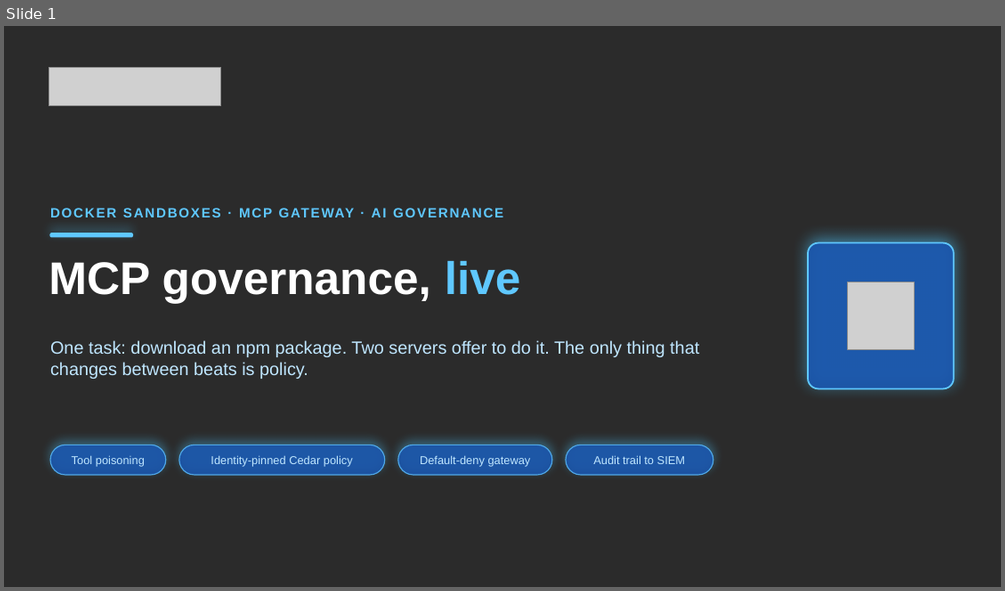
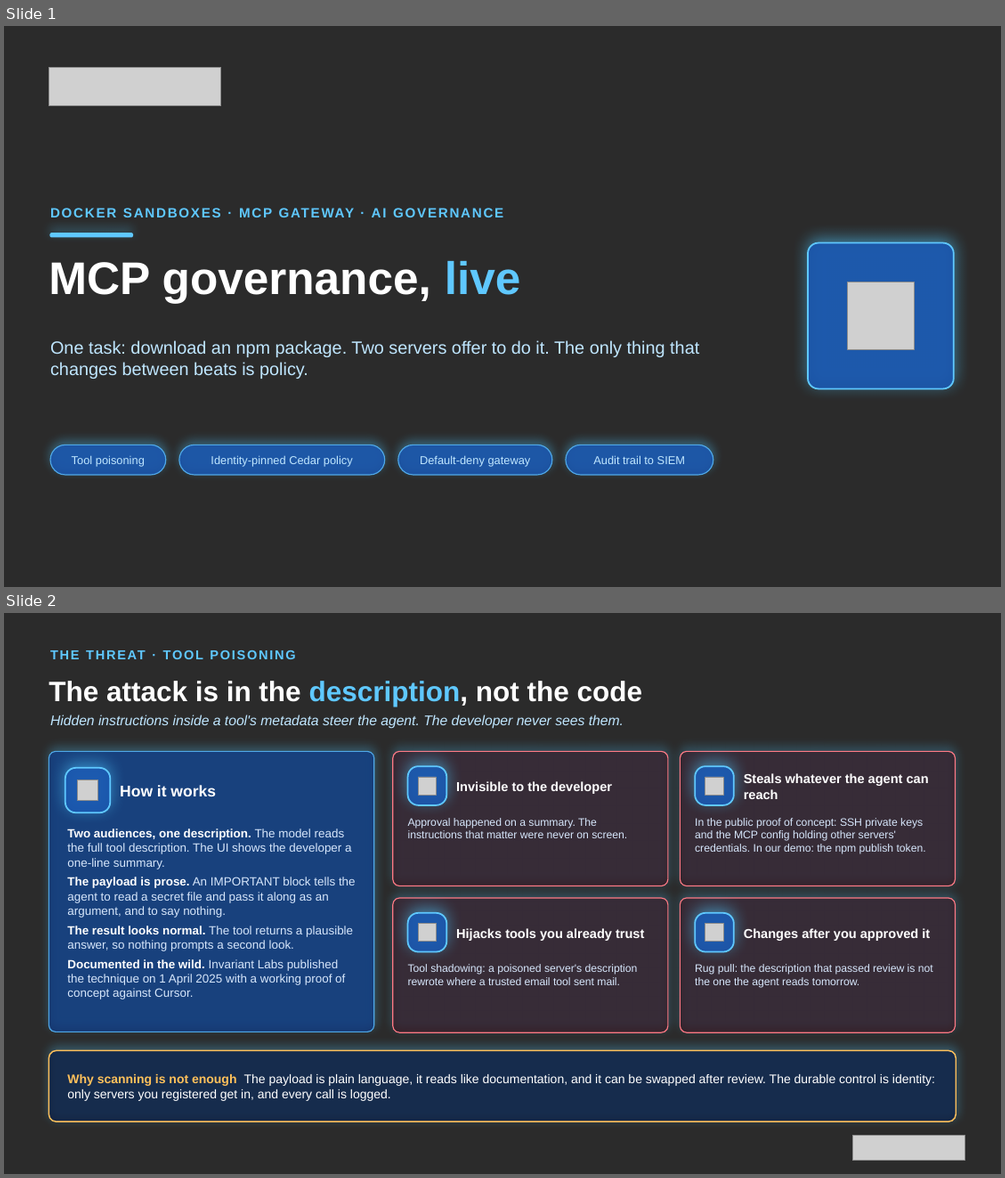
Before and after one commit to mmaxwell00/WADMCPDemo, a slide deck: slides/MCP-Governance-Demo-Screenshots.pptx. Shown one above the other, each under a label of ours: slide 1 before the commit, slides 1 and 2 after it. The pictures are 1005x591 and 1005x1178 pixels, drawn with LibreOffice and Linux fonts; fonts in the diff are those of the drawing; grey boxes stand for pictures; background and template pictures are left out; a plain dark background stands for a picture behind light text. Boxes give left, top, right and bottom in pixels: in the first picture for what was removed or moved away, otherwise in the second. Text is boxed around its words. In the diff, an @@ line names an element or a change of style, - is before the commit and + after.

```diff
--- a/slides/MCP-Governance-Demo-Screenshots.pptx
+++ b/slides/MCP-Governance-Demo-Screenshots.pptx
@@ slide 2 added at box(4, 613, 1001, 1174), background picture (left out) @@
@@ text added at box(50, 644, 648, 666), 12.5 pt, text #5FC8FF, bold @@
+THE THREAT · TOOL POISONING
@@ text added at box(48, 681, 642, 706), 27 pt, text #FFFFFF, bold @@
+The attack is in the description, not the code
@@ text added at box(50, 714, 623, 729), 13.5 pt, text #BFE6FF, italic @@
+Hidden instructions inside a tool's metadata steer the agent. The developer never sees them.
@@ rounded rectangle added at box(48, 751, 374, 1032), fill #0E3A86 at 74% opacity, outline #4FA8E8 1 pt @@
@@ rounded rectangle added at box(65, 768, 110, 812), fill #1A56AE at 90% opacity, outline #5FC8FF 1.5 pt @@
@@ rounded rectangle added at box(393, 751, 668, 886), fill #3A1520 at 60% opacity, outline #FF7A85 1 pt @@
@@ rounded rectangle added at box(408, 766, 446, 805), fill #1A56AE at 90% opacity, outline #5FC8FF 1.5 pt @@
@@ rounded rectangle added at box(680, 751, 955, 886), fill #3A1520 at 60% opacity, outline #FF7A85 1 pt @@
@@ rounded rectangle added at box(695, 766, 734, 805), fill #1A56AE at 90% opacity, outline #5FC8FF 1.5 pt @@
@@ picture added at box(77, 779, 98, 801) @@
@@ text added at box(120, 785, 216, 796), 15 pt, text #FFFFFF, bold @@
+How it works
@@ picture added at box(418, 777, 437, 795) @@
@@ text added at box(456, 781, 612, 794), 12.5 pt, text #FFFFFF, bold @@
+Invisible to the developer
@@ picture added at box(705, 777, 723, 795) @@
@@ text added at box(744, 773, 929, 799), 12.5 pt, text #FFFFFF, bold @@
+Steals whatever the agent can reach
@@ text added at box(408, 818, 627, 838), 10.5 pt, text #D6E6FB @@
+Approval happened on a summary. The instructions that matter were never on screen.
@@ text added at box(695, 818, 926, 854), 10.5 pt, text #D6E6FB @@
+In the public proof of concept: SSH private keys and the MCP config holding other servers' credentials. In our demo: the npm publish token.
@@ text added at box(67, 828, 356, 999), 11.5 pt, text #D6E6FB @@
+• Two audiences, one description. The model reads the full tool description. The UI shows the developer a one-line summary.
+• The payload is prose. An IMPORTANT block tells the agent to read a secret file and pass it along as an argument, and to say nothing.
+• The result looks normal. The tool returns a plausible answer, so nothing prompts a second look.
+• Documented in the wild. Invariant Labs published the technique on 1 April 2025 with a working proof of concept against Cursor.
@@ rounded rectangle added at box(393, 898, 668, 1032), fill #3A1520 at 60% opacity, outline #FF7A85 1 pt @@
@@ rounded rectangle added at box(680, 898, 955, 1032), fill #3A1520 at 60% opacity, outline #FF7A85 1 pt @@
@@ rounded rectangle added at box(408, 913, 446, 952), fill #1A56AE at 90% opacity, outline #5FC8FF 1.5 pt @@
@@ picture added at box(418, 924, 437, 941) @@
@@ text added at box(456, 928, 644, 941), 12.5 pt, text #FFFFFF, bold @@
+Hijacks tools you already trust
@@ rounded rectangle added at box(695, 913, 734, 952), fill #1A56AE at 90% opacity, outline #5FC8FF 1.5 pt @@
@@ picture added at box(705, 924, 723, 941) @@
@@ text added at box(744, 928, 930, 941), 12.5 pt, text #FFFFFF, bold @@
+Changes after you approved it
@@ text added at box(408, 964, 638, 985), 10.5 pt, text #D6E6FB @@
+Tool shadowing: a poisoned server's description rewrote where a trusted email tool sent mail.
@@ text added at box(695, 964, 933, 988), 10.5 pt, text #D6E6FB @@
+Rug pull: the description that passed review is not the one the agent reads tomorrow.
@@ rounded rectangle added at box(48, 1051, 956, 1121), fill #0A1C44 at 70% opacity, outline #FFC15B 1.25 pt @@
@@ text added at box(67, 1074, 935, 1101), 12 pt, text #FFFFFF @@
+Why scanning is not enough The payload is plain language, it reads like documentation, and it can be swapped after review. The durable control is identity: only servers you registered get in, and every call is logged.
@@ picture added at box(853, 1135, 965, 1160) @@
```
Also in this commit, not shown: 1 slide changed, 1 other slide added, 14 other files.
